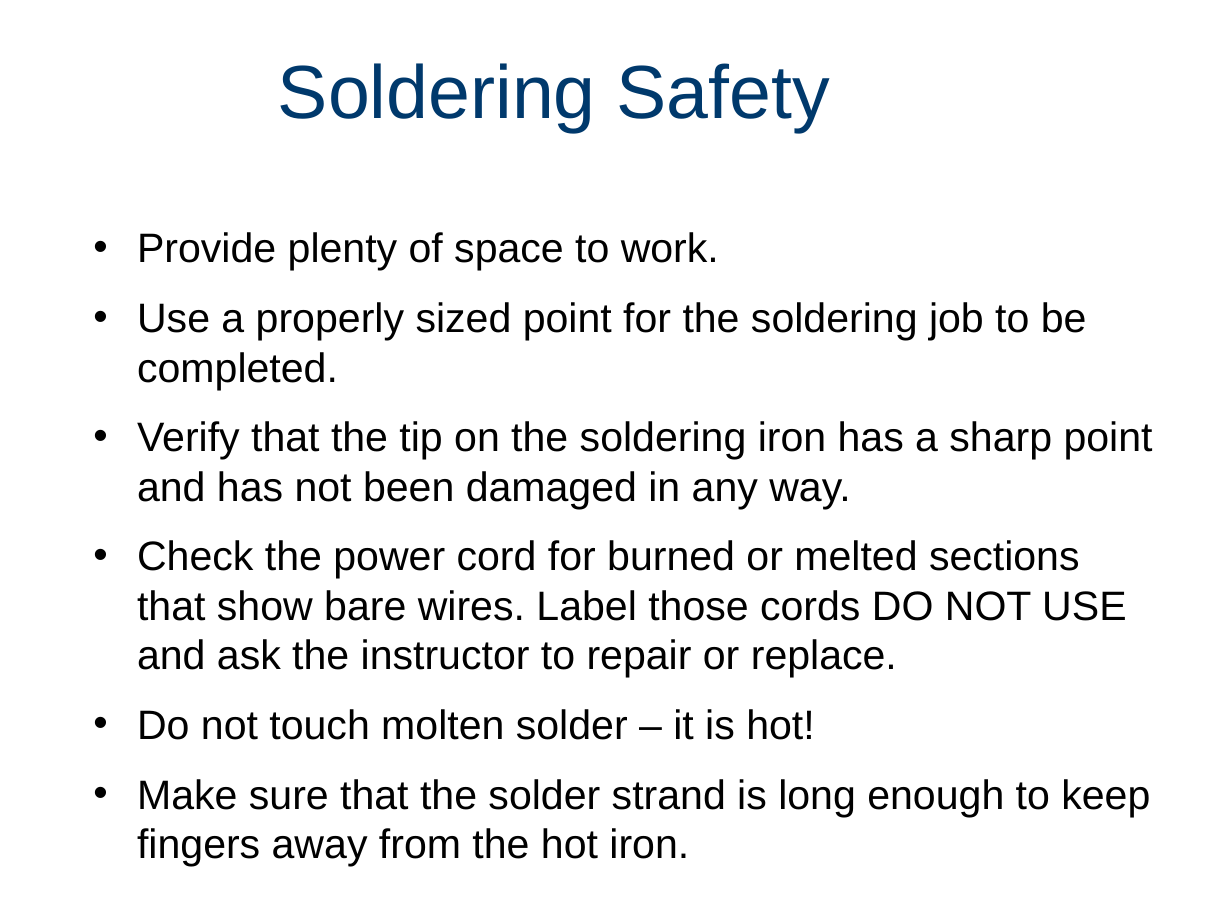
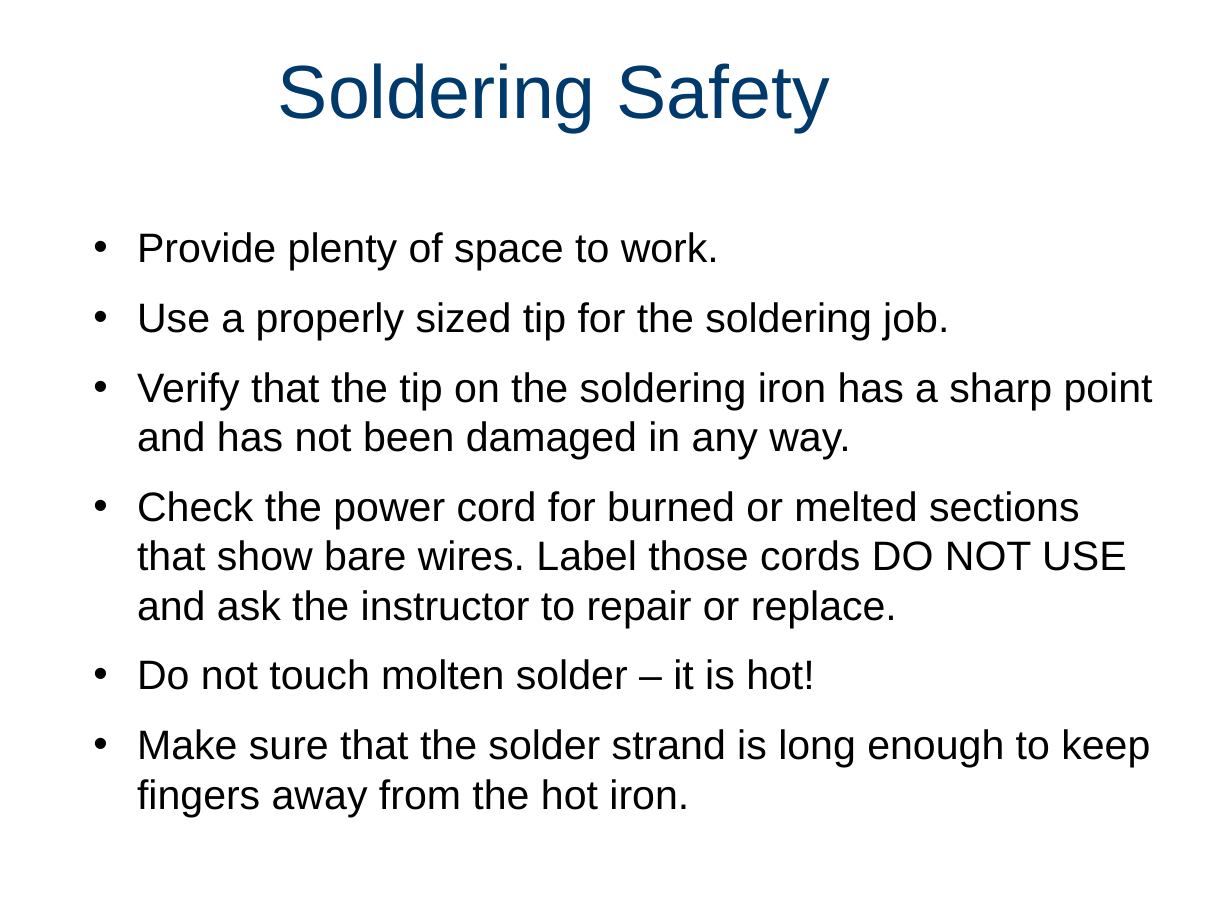
Before and after one commit to veillette/sciencePack, a slide deck: slide 18 of Session04Soldering/solderingInstructions.pptx. Drawn at 1232x924 pixels with LibreOffice and Linux fonts; fonts in the diff are those of the drawing. Boxes give left, top, right and bottom in pixels: in the first picture for what was removed or moved away, otherwise in the second. Text is boxed around its words. In the diff, an @@ line names an element or a change of style, - is before the commit and + after.

```diff
--- a/Session04Soldering/solderingInstructions.pptx
+++ b/Session04Soldering/solderingInstructions.pptx
@@ text at (137,302,949,341): text changed @@
-• Use a properly sized point for the soldering job to be completed.
+• Use a properly sized tip for the soldering job.
```
Also in this commit, not shown: 4 other slides changed, 21 other files.
